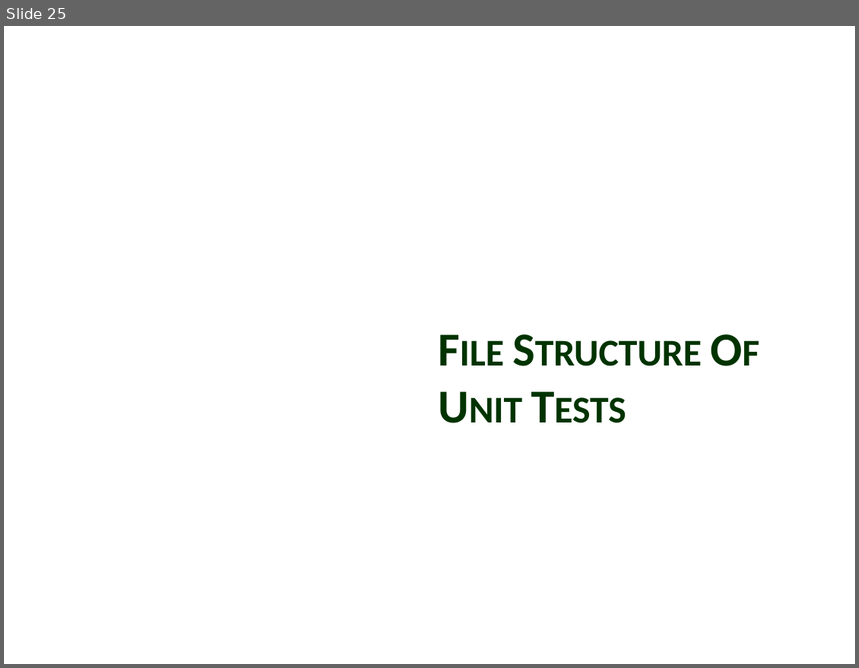
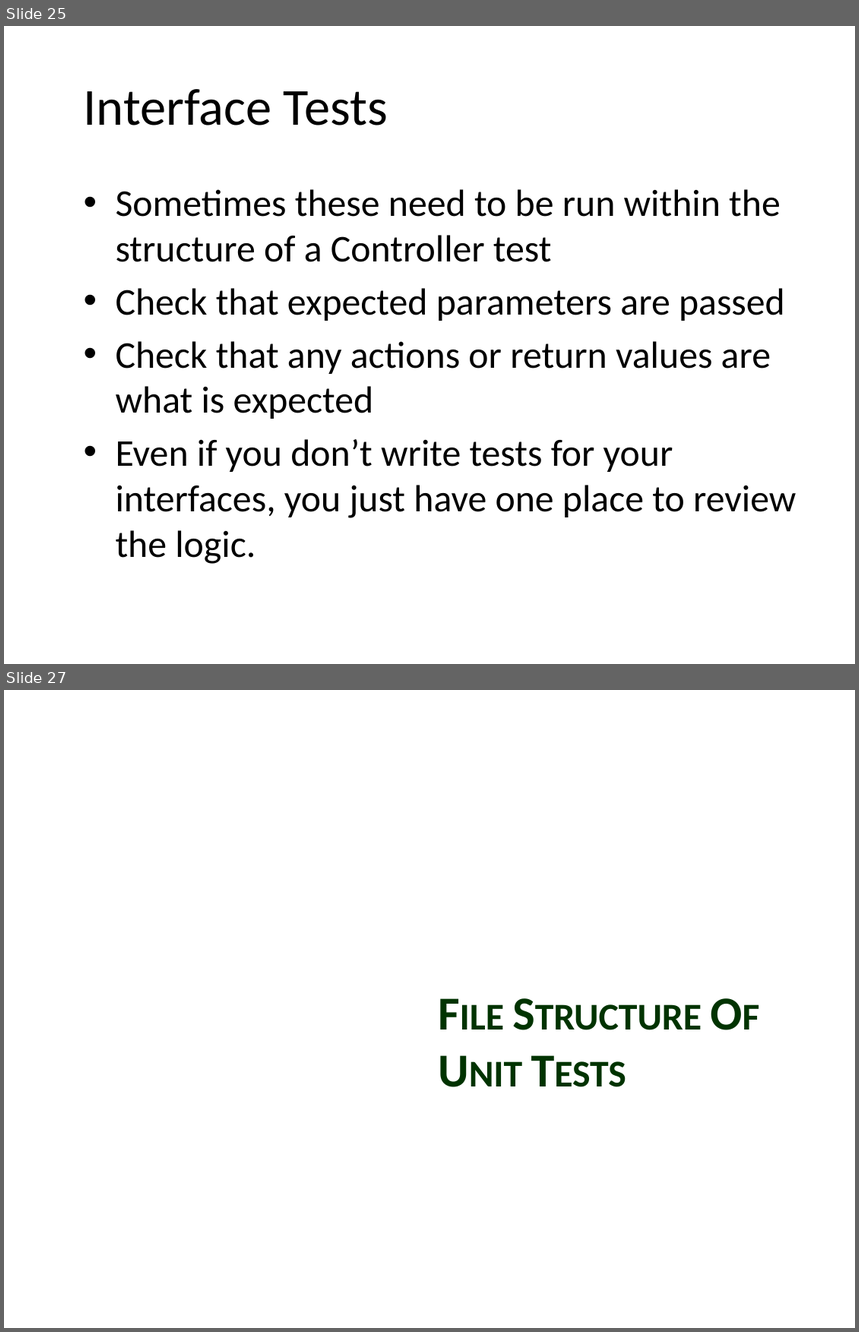
Before and after one commit to jSylvestre/ResharperTemplates, a slide deck: How To Write Unit Tests.pptx. Shown one above the other, each under a label of ours: slide 25 before the commit, slides 25 and 27 after it; the slides between them are not shown. The pictures are 859x668 and 859x1332 pixels, drawn with LibreOffice and Linux fonts; fonts in the diff are those of the drawing; background and template pictures are left out. Boxes give left, top, right and bottom in pixels: in the first picture for what was removed or moved away, otherwise in the second. Text is boxed around its words. In the diff, an @@ line names an element or a change of style, - is before the commit and + after.

```diff
--- a/How To Write Unit Tests.pptx
+++ b/How To Write Unit Tests.pptx
@@ slide 25 added at (4,26,855,664), background picture (left out) @@
@@ title added at (84,89,388,126), 44 pt, text #000000 @@
+Interface Tests
@@ text added at (116,189,796,564), 32 pt, text #000000 @@
+• Sometimes these need to be run within the structure of a Controller test
+• Check that expected parameters are passed
+• Check that any actions or return values are what is expected
+• Even if you don’t write tests for your interfaces, you just have one place to review the logic.
@@ what was slide 25 is now slide 27 @@
```
Also in this commit, not shown: 1 slide changed, 4 other slides added.
